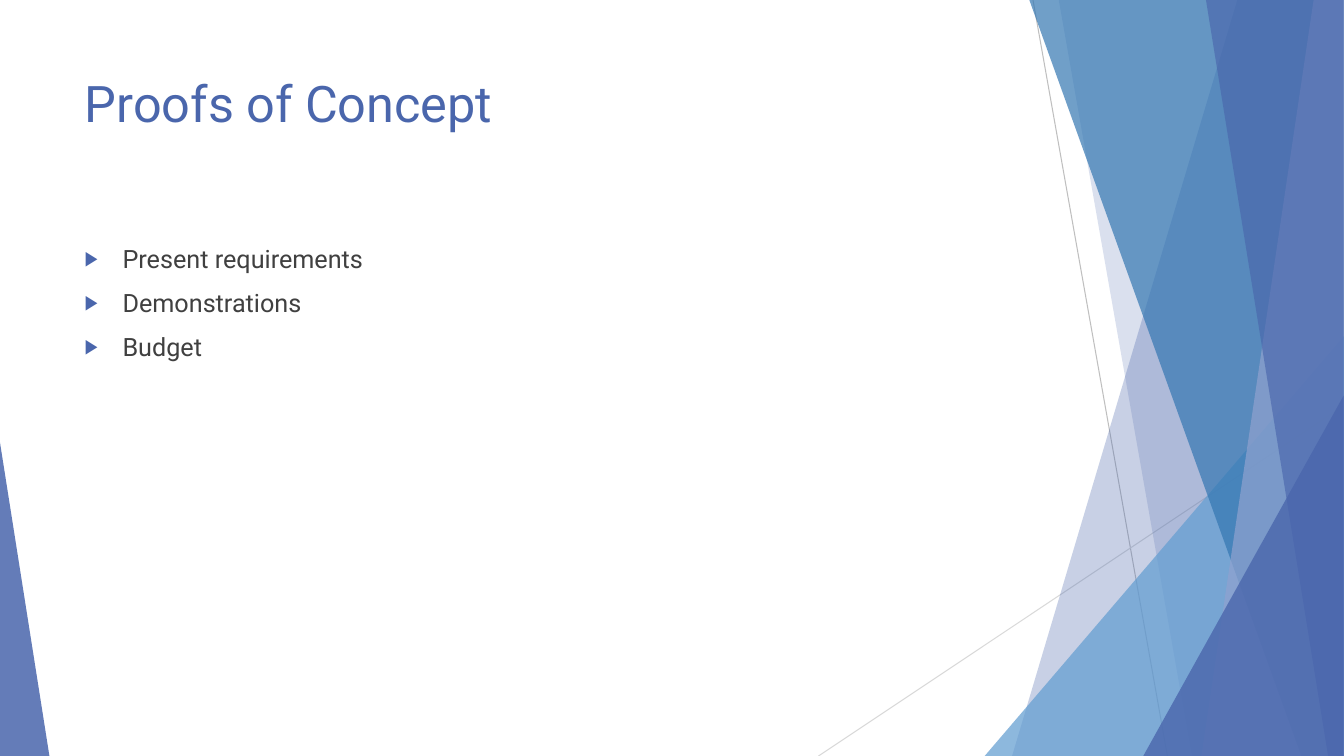
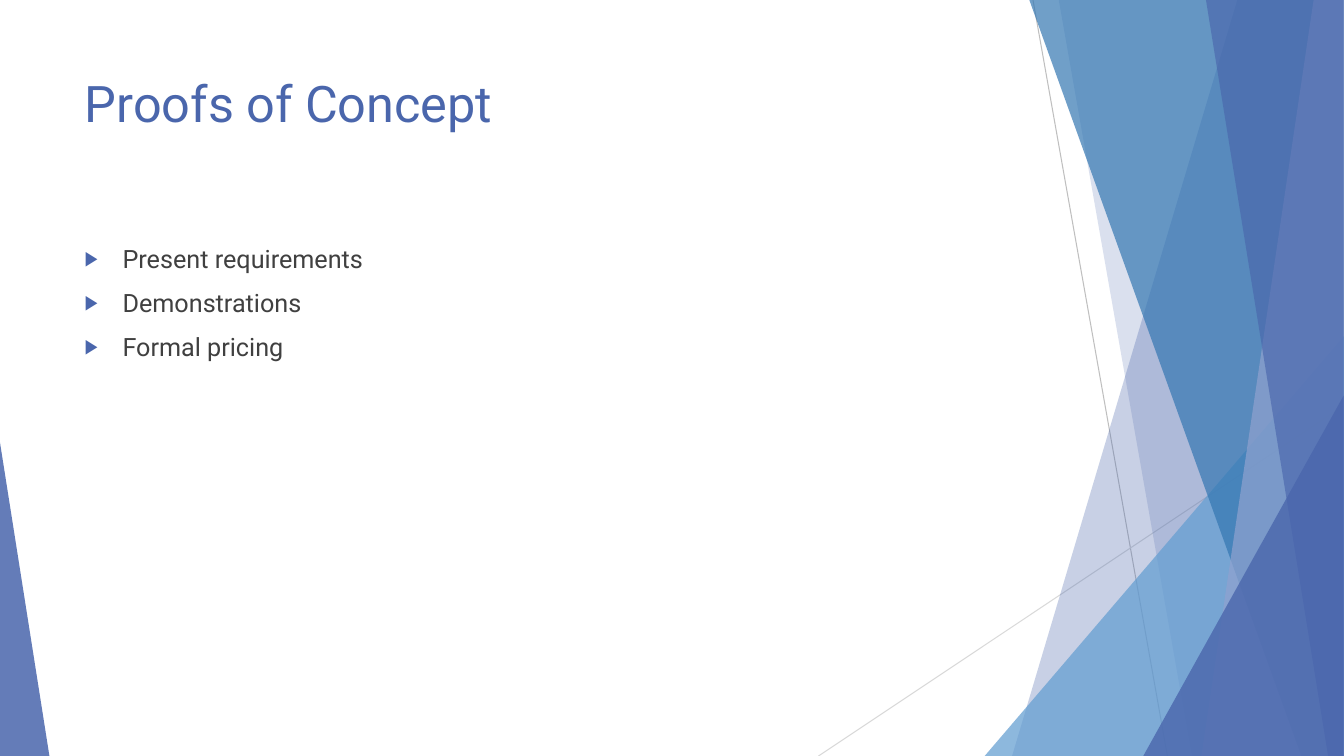
Before and after one commit to EnterpriseProductsLP/docker-straw-man, a slide deck: slide 7 of presentation.pptx. Drawn at 1344x756 pixels with LibreOffice and Linux fonts; fonts in the diff are those of the drawing. Boxes give left, top, right and bottom in pixels: in the first picture for what was removed or moved away, otherwise in the second. Text is boxed around its words. In the diff, an @@ line names an element or a change of style, - is before the commit and + after.

```diff
--- a/presentation.pptx
+++ b/presentation.pptx
@@ text at (123, 337, 283, 362): text changed @@
-▶ Budget
+▶ Formal pricing
```
Also in this commit, not shown: 3 other slides changed.
